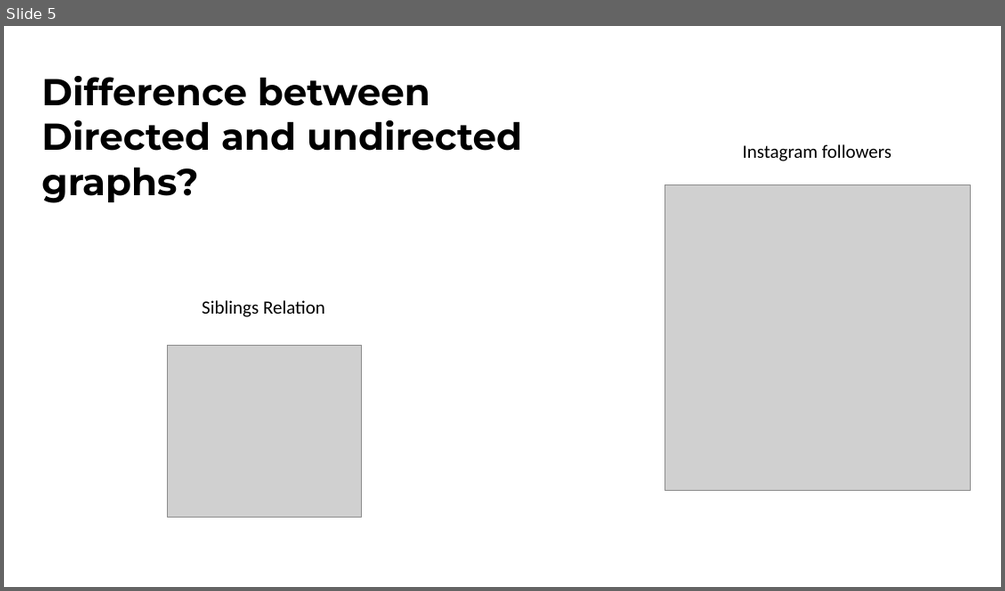
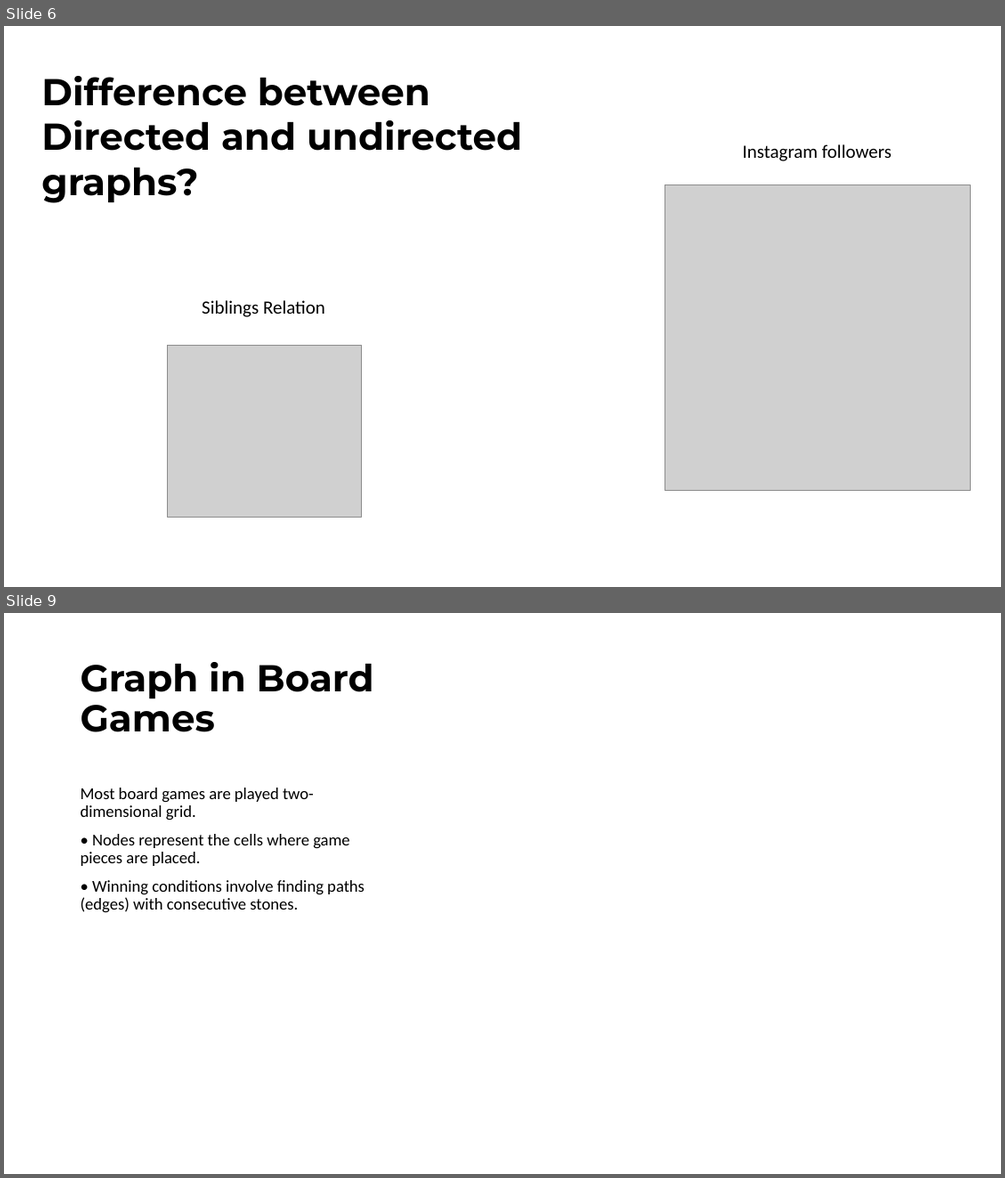
Before and after one commit to ibmbt/group5_graphtheory, a slide deck: group5_graphtheory.pptx. Shown one above the other, each under a label of ours: slide 5 before the commit, slides 6 and 9 after it; the slides between them are not shown. The pictures are 1005x591 and 1005x1178 pixels, drawn with LibreOffice and Linux fonts; fonts in the diff are those of the drawing; grey boxes stand for pictures. Boxes give left, top, right and bottom in pixels: in the first picture for what was removed or moved away, otherwise in the second. Text is boxed around its words. In the diff, an @@ line names an element or a change of style, - is before the commit and + after.

Commit message:
graph representation slides

```diff
--- a/group5_graphtheory.pptx
+++ b/group5_graphtheory.pptx
@@ slide 9 added at (x1=4, y1=613, x2=1001, y2=1174), background #FFFFFF @@
@@ title added at (x1=81, y1=662, x2=374, y2=732), 36 pt, text #000000, bold @@
+Graph in Board Games
@@ text added at (x1=81, y1=787, x2=364, y2=913), 16 pt, text #000000 @@
+Most board games are played two-dimensional grid.
+• Nodes represent the cells where game pieces are placed.
+• Winning conditions involve finding paths (edges) with consecutive stones.
@@ what was slide 5 is now slide 6 @@
```
Also in this commit, not shown: 1 slide changed, 4 other slides added, 7 other files.
